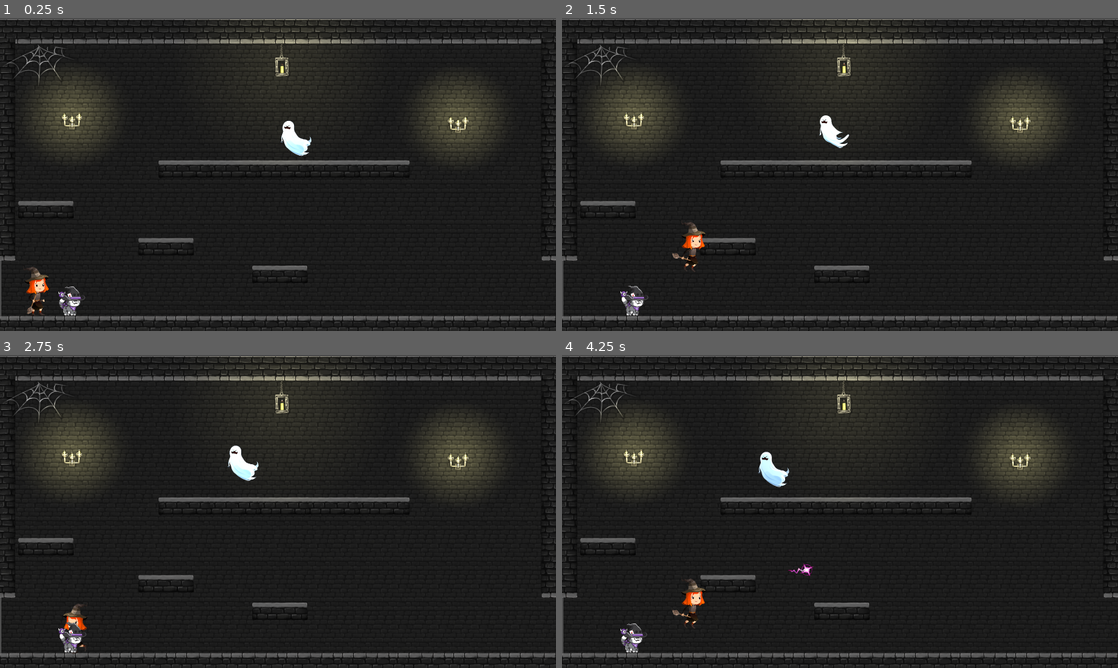
Above: before the commit, frames 1-4 (two rows, left to right).
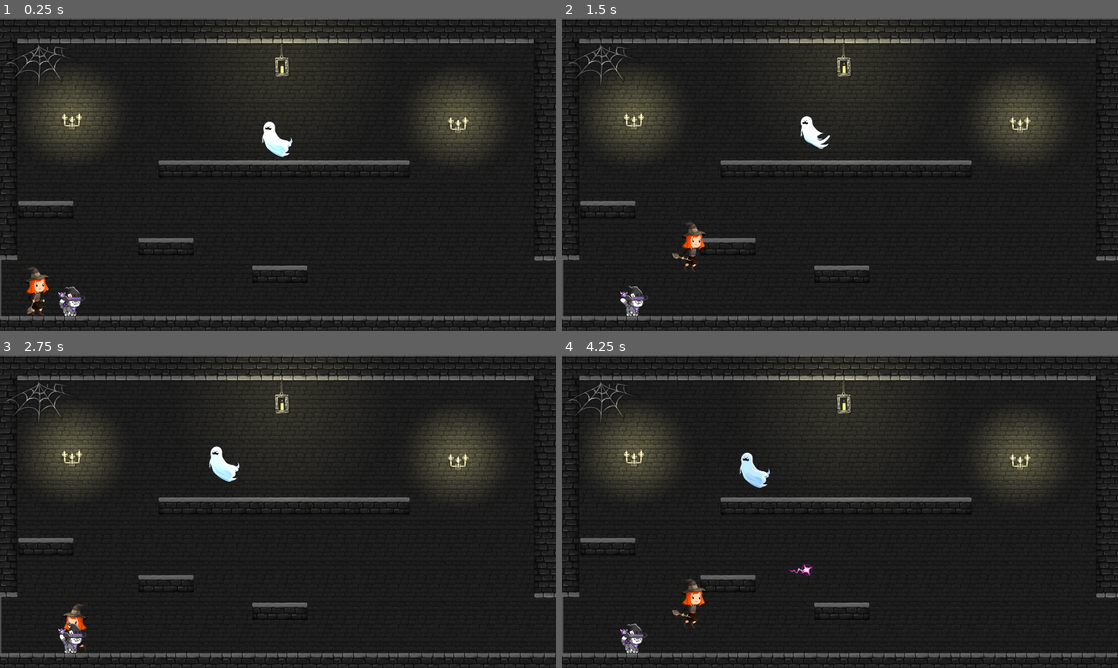
Above: after the commit, the same moments.

Repository: stellar-flame/cauldron
Game: Godot game, scene res://platformer/dungeon_1.tscn
Two runs of this game, one before a commit and one after it. Both use one fixed random seed, a clock stepped at 60 frames per second and the inputs below. This scene is started directly instead of the project's main scene.
Inputs:
- Up to frame 1 (0.25 s): no input
- Up to frame 2 (1.5 s): tap Enter (luna_jump) at 0.5, 0.6, 0.77, 1.07 s; hold Right (luna_right) from 0.53 s (still down); tap E (luna_attack) at 1.35 s
- Up to frame 3 (2.75 s): tap Enter (luna_jump) at 1.52, 1.55, 1.82, 2.1 s; release Right (luna_right) at 2.03 s; hold Left (luna_left) from 2.03 s (still down)
- Up to frame 4 (4.25 s): release Left (luna_left) at 2.78 s; hold Right (luna_right) from 2.78 s (still down); tap E (luna_attack) at 2.85 s; tap Enter (luna_jump) at 3.02, 3.05, 3.32, 3.6, 3.77, 4.07 s

The runs differ from the first frame. In frame 1, 2.5% of the frame differs, in the area x 0-100%, y 0-96%; in frame 2, 2.4%; in frame 3, 2.5%; in frame 4, 2.5%.

Commit message:
Added a hit area for stella

Diff:
--- a/platformer/PathFollow2D.gd
+++ b/platformer/PathFollow2D.gd
@@ -1,4 +1,6 @@
 extends PathFollow2D
+
+@export var ghost_scene : PackedScene
 
 # Customize the speed of the movement
 @onready var speed = 100.0
@@ -8,10 +10,12 @@
 @onready var ghost = $Ghost
 
 func  _ready():
-	set_progress(get_parent().get_curve().get_baked_length()/2)
+	spawn_ghost()
 
 # Called every frame. 'delta' is the elapsed time since the previous frame.
 func _process(delta):
+	if (!ghost):
+		spawn_ghost()
 	# Calculate the new offset based on speed, direction, and delta time
 	var new_offset = get_progress() + (speed * direction * delta)
 
@@ -23,3 +27,8 @@
 	else:
 		# Update the offset
 		set_progress(new_offset)
+
+func spawn_ghost():
+	ghost = ghost_scene.instantiate()
+	add_child(ghost)
+	set_progress(get_parent().get_curve().get_baked_length()/2)
--- a/platformer/characters/luna_2.gd
+++ /dev/null
@@ -1,45 +0,0 @@
-extends CharacterBody2D
-
-@export  var spell: PackedScene
-
-const SPEED = 400.0
-const JUMP_VELOCITY = -650.0
-@onready var direction = 0
-@onready var sprite = $AnimatedSprite2D
-@onready var animation_blocked = false
-var is_running = false
-
-
-# Get the gravity from the project settings to be synced with RigidBody nodes.
-var gravity = ProjectSettings.get_setting("physics/2d/default_gravity")
-
-func _physics_process(delta):
-	# Add the gravity.
-	if not is_on_floor():
-		velocity.y += gravity * delta
-
-	# Handle Jump.
-	if Input.is_action_just_pressed("luna_jump") and is_on_floor():
-		velocity.y = JUMP_VELOCITY
-
-	# Get the input direction and handle the movement/deceleration.
-	# As good practice, you should replace UI actions with custom gameplay actions.
-	direction = Input.get_axis("luna_left", "luna_right")
-	if direction:
-		velocity.x = direction * SPEED
-	else:
-		velocity.x = move_toward(velocity.x, 0, SPEED)
-
-	move_and_slide()
-	update_animation()
-	update_facing_direction()
-
-func update_animation():
-	sprite.play("run")
-
-
-func update_facing_direction():
-	if direction > 0:
-		sprite.flip_h = false
-	elif direction < 0:
-		sprite.flip_h = true
--- a/platformer/characters/luna_2.tscn
+++ /dev/null
@@ -1,70 +0,0 @@
-[gd_scene load_steps=13 format=3 uid="uid://b0ygbkmd0nvv6"]
-
-[ext_resource type="Script" path="res://platformer/characters/luna_2.gd" id="1_p1qk0"]
-[ext_resource type="Texture2D" uid="uid://b7ujf2w76y65l" path="res://assets/witch/run/run_001.png" id="3_romht"]
-[ext_resource type="Texture2D" uid="uid://cp5xkuu2euyul" path="res://assets/witch/idle/idle_000.png" id="7_5ofqj"]
-[ext_resource type="Texture2D" uid="uid://cgvnu0rcpv58v" path="res://assets/witch/idle/idle_001.png" id="8_jl4yx"]
-[ext_resource type="Texture2D" uid="uid://b6gbh2m25klp3" path="res://assets/witch/idle/idle_002.png" id="9_t2ngr"]
-[ext_resource type="Texture2D" uid="uid://rmbueqabdgjg" path="res://assets/witch/run/run_000.png" id="16_24an0"]
-[ext_resource type="Texture2D" uid="uid://j0f8lmk7a778" path="res://assets/witch/run/run_002.png" id="17_hus3t"]
-[ext_resource type="Texture2D" uid="uid://0v7c4dqdh8bp" path="res://assets/witch/run/run_003.png" id="18_ahaq0"]
-[ext_resource type="Texture2D" uid="uid://ba72btu5moipx" path="res://assets/witch/run/run_004.png" id="19_1hxdy"]
-[ext_resource type="Texture2D" uid="uid://cl7e0d1ybarps" path="res://assets/witch/run/run_005.png" id="20_cnk0t"]
-
-[sub_resource type="SpriteFrames" id="SpriteFrames_ew3g1"]
-animations = [{
-"frames": [{
-"duration": 1.0,
-"texture": ExtResource("7_5ofqj")
-}, {
-"duration": 1.0,
-"texture": ExtResource("8_jl4yx")
-}, {
-"duration": 1.0,
-"texture": ExtResource("9_t2ngr")
-}],
-"loop": true,
-"name": &"idle",
-"speed": 5.0
-}, {
-"frames": [{
-"duration": 1.0,
-"texture": ExtResource("16_24an0")
-}, {
-"duration": 1.0,
-"texture": ExtResource("3_romht")
-}, {
-"duration": 1.0,
-"texture": ExtResource("17_hus3t")
-}, {
-"duration": 1.0,
-"texture": ExtResource("18_ahaq0")
-}, {
-"duration": 1.0,
-"texture": ExtResource("19_1hxdy")
-}, {
-"duration": 1.0,
-"texture": ExtResource("20_cnk0t")
-}],
-"loop": true,
-"name": &"run",
-"speed": 12.0
-}]
-
-[sub_resource type="CapsuleShape2D" id="CapsuleShape2D_dhego"]
-radius = 526.667
-height = 1693.33
-
-[node name="Luna_2" type="CharacterBody2D"]
-position = Vector2(-21, 8)
-scale = Vector2(0.15, 0.15)
-script = ExtResource("1_p1qk0")
-
-[node name="AnimatedSprite2D" type="AnimatedSprite2D" parent="."]
-sprite_frames = SubResource("SpriteFrames_ew3g1")
-animation = &"run"
-frame_progress = 0.505635
-
-[node name="CollisionShape2D" type="CollisionShape2D" parent="."]
-position = Vector2(0, -60)
-shape = SubResource("CapsuleShape2D_dhego")
--- a/platformer/characters/stella.gd
+++ b/platformer/characters/stella.gd
@@ -1,14 +1,19 @@
 extends CharacterBody2D
 
+var hit_area
 
 const SPEED = 500.0
 const JUMP_VELOCITY = -900.0
 @onready var direction = 0
 @onready var sprite = $AnimatedSprite2D
 @onready var animation_blocked = false
+@onready var hit_area_right = $Hit_Area_Right
+@onready var hit_area_left = $Hit_Area_Left
 
 # Get the gravity from the project settings to be synced with RigidBody nodes.
 var gravity = ProjectSettings.get_setting("physics/2d/default_gravity")
+
+
 
 func _physics_process(delta):
 	# Add the gravity.
@@ -55,3 +60,14 @@
 
 func _on_animated_sprite_2d_animation_finished():
 	animation_blocked = false
+	hit_area_left.set_hit_area_disabled(true)
+	hit_area_right.set_hit_area_disabled(true)
+
+
+
+func _on_animated_sprite_2d_animation_changed():
+	if (sprite.animation == "paw_attack"):
+		if sprite.flip_h:
+			hit_area_left.set_hit_area_disabled(false)
+		else:
+			hit_area_right.set_hit_area_disabled(false)
--- a/platformer/characters/stella.tscn
+++ b/platformer/characters/stella.tscn
@@ -1,8 +1,9 @@
-[gd_scene load_steps=61 format=3 uid="uid://bs2bb45xo65nu"]
+[gd_scene load_steps=62 format=3 uid="uid://bs2bb45xo65nu"]
 
 [ext_resource type="Script" path="res://platformer/characters/stella.gd" id="1_6xj5q"]
 [ext_resource type="Texture2D" uid="uid://b87vmahbwnsks" path="res://assets/stella/01_idle/skeleton-01_idle_00.png" id="1_pb1sj"]
 [ext_resource type="Texture2D" uid="uid://cguhe2hme5jk2" path="res://assets/stella/02_jump/skeleton-02_jump_00.png" id="2_2g7u5"]
+[ext_resource type="PackedScene" uid="uid://waqd4p5lgbvc" path="res://platformer/hit_area.tscn" id="2_t6r1u"]
 [ext_resource type="Texture2D" uid="uid://bkcqixg6gp5t3" path="res://assets/stella/02_jump/skeleton-02_jump_01.png" id="3_f3oh7"]
 [ext_resource type="Texture2D" uid="uid://b0pey6huj3igr" path="res://assets/stella/01_idle/skeleton-01_idle_01.png" id="3_q4r56"]
 [ext_resource type="Texture2D" uid="uid://bvhjsr6xdyo0i" path="res://assets/stella/01_idle/skeleton-01_idle_02.png" id="4_d03uy"]
@@ -60,8 +61,8 @@
 [ext_resource type="Texture2D" uid="uid://btrpttco8c7s4" path="res://assets/stella/06_paw_atk/skeleton-06_paw_atk_09.png" id="57_bujtn"]
 
 [sub_resource type="CapsuleShape2D" id="CapsuleShape2D_dn1wo"]
-radius = 45.0
-height = 156.0
+radius = 36.0
+height = 140.0
 
 [sub_resource type="SpriteFrames" id="SpriteFrames_i32wk"]
 animations = [{
@@ -259,14 +260,22 @@
 
 [node name="Stella" type="CharacterBody2D"]
 script = ExtResource("1_6xj5q")
+metadata/_edit_group_ = true
 
 [node name="CollisionShape2D" type="CollisionShape2D" parent="."]
-position = Vector2(-10, -3)
 shape = SubResource("CapsuleShape2D_dn1wo")
 
 [node name="AnimatedSprite2D" type="AnimatedSprite2D" parent="."]
+position = Vector2(1, -3)
 scale = Vector2(0.15, 0.15)
 sprite_frames = SubResource("SpriteFrames_i32wk")
 animation = &"idle"
 
+[node name="Hit_Area_Right" parent="." instance=ExtResource("2_t6r1u")]
+position = Vector2(70, 22)
+
+[node name="Hit_Area_Left" parent="." instance=ExtResource("2_t6r1u")]
+position = Vector2(-70, 22)
+
+[connection signal="animation_changed" from="AnimatedSprite2D" to="." method="_on_animated_sprite_2d_animation_changed"]
 [connection signal="animation_finished" from="AnimatedSprite2D" to="." method="_on_animated_sprite_2d_animation_finished"]
--- a/platformer/dungeon_1.tscn
+++ b/platformer/dungeon_1.tscn
@@ -42,7 +42,7 @@
 
 [node name="Ceiling" parent="." instance=ExtResource("11_8swfx")]
 z_index = -10
-position = Vector2(16, -17)
+position = Vector2(4, -19)
 
 [node name="Step2" parent="." instance=ExtResource("4_23g34")]
 position = Vector2(-334, -145)
@@ -57,10 +57,10 @@
 position = Vector2(758, 0)
 
 [node name="Left_wall" parent="." instance=ExtResource("6_devin")]
-position = Vector2(-175, 72)
+position = Vector2(-165, 69)
 
 [node name="Right_wall" parent="." instance=ExtResource("6_devin")]
-position = Vector2(2502, 72)
+position = Vector2(2468, 72)
 
 [node name="Luna" parent="." instance=ExtResource("3_3kw6e")]
 position = Vector2(181, 1225)
@@ -84,9 +84,4 @@
 rotation = -0.000945179
 rotates = false
 script = ExtResource("10_wso22")
-
-[node name="Ghost" parent="Path2D/PathFollow2D" instance=ExtResource("8_n3wse")]
-position = Vector2(-12.8959, -110.012)
-rotation = 0.000945179
-
-[connection signal="area_entered" from="Path2D/PathFollow2D/Ghost" to="Path2D/PathFollow2D/Ghost" method="_on_area_entered"]
+ghost_scene = ExtResource("8_n3wse")
--- a/platformer/ghost.gd
+++ b/platformer/ghost.gd
@@ -12,15 +12,10 @@
 func flip_sprite():
 	sprite.flip_h = !sprite.flip_h
 
-func _on_body_entered(body):
-	print("Hit")
-
-func _on_area_entered(area):
-	if (area.is_in_group("spells")):
-		flicker.start(1)
-		sprite.modulate.a = 0.3
-		area.queue_free()
-
 
 func _on_flicker_timer_timeout():
 	queue_free()
+
+func take_damage():
+	flicker.start(1)
+	sprite.modulate.a = 0.3
--- a/platformer/ghost.tscn
+++ b/platformer/ghost.tscn
@@ -43,16 +43,13 @@
 "speed": 5.0
 }]
 
-[node name="Ghost" type="Area2D"]
-position = Vector2(8, 0)
+[node name="Ghost" type="Area2D" groups=["enemy"]]
 script = ExtResource("1_nxcnl")
 
 [node name="CollisionShape2D" type="CollisionShape2D" parent="."]
-position = Vector2(83, 106)
 shape = SubResource("CapsuleShape2D_yi3by")
 
 [node name="AnimatedSprite2D" type="AnimatedSprite2D" parent="."]
-position = Vector2(101, 106)
 scale = Vector2(0.75, 0.75)
 sprite_frames = SubResource("SpriteFrames_nukmj")
 animation = &"float"
@@ -60,5 +57,5 @@
 
 [node name="FlickerTimer" type="Timer" parent="."]
 
-[connection signal="body_entered" from="." to="." method="_on_body_entered"]
+[connection signal="area_entered" from="." to="." method="_on_area_entered"]
 [connection signal="timeout" from="FlickerTimer" to="." method="_on_flicker_timer_timeout"]
--- /dev/null
+++ b/platformer/hit_area.gd
@@ -0,0 +1,17 @@
+extends Area2D
+
+@onready var collision_body = $CollisionShape2D
+
+func _ready():
+	collision_body.disabled = true
+
+# Called every frame. 'delta' is the elapsed time since the previous frame.
+func _process(delta):
+	pass
+
+func set_hit_area_disabled(value: bool):
+	collision_body.disabled = value
+
+func _on_area_entered(area):
+	if (area.is_in_group("enemy")):
+		area.take_damage()
--- /dev/null
+++ b/platformer/hit_area.tscn
@@ -0,0 +1,15 @@
+[gd_scene load_steps=3 format=3 uid="uid://waqd4p5lgbvc"]
+
+[ext_resource type="Script" path="res://platformer/hit_area.gd" id="1_06o6v"]
+
+[sub_resource type="RectangleShape2D" id="RectangleShape2D_0kwuq"]
+size = Vector2(65, 80)
+
+[node name="Hit_Area" type="Area2D"]
+script = ExtResource("1_06o6v")
+
+[node name="CollisionShape2D" type="CollisionShape2D" parent="."]
+shape = SubResource("RectangleShape2D_0kwuq")
+debug_color = Color(0.356863, 0.0431373, 0.443137, 0.839216)
+
+[connection signal="area_entered" from="." to="." method="_on_area_entered"]
--- a/platformer/spell.gd
+++ b/platformer/spell.gd
@@ -14,3 +14,9 @@
 
 func _on_body_entered(body):
 	queue_free()
+
+
+func _on_area_entered(area):
+	if (area.is_in_group("enemy")):
+		area.take_damage()
+	queue_free()
--- a/platformer/spell.tscn
+++ b/platformer/spell.tscn
@@ -77,5 +77,5 @@
 color = Color(0.843137, 0.156863, 0.741176, 1)
 color_ramp = SubResource("Gradient_pnq0p")
 
-[connection signal="area_shape_entered" from="." to="." method="_on_area_shape_entered"]
+[connection signal="area_entered" from="." to="." method="_on_area_entered"]
 [connection signal="body_entered" from="." to="." method="_on_body_entered"]
